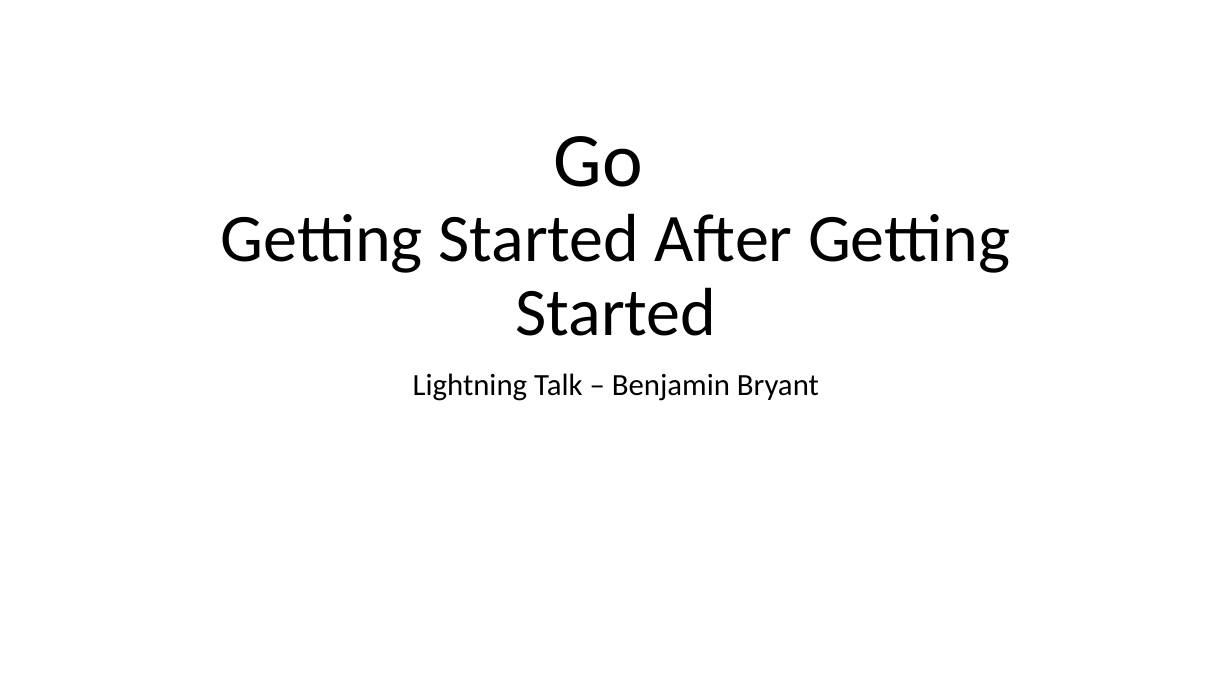
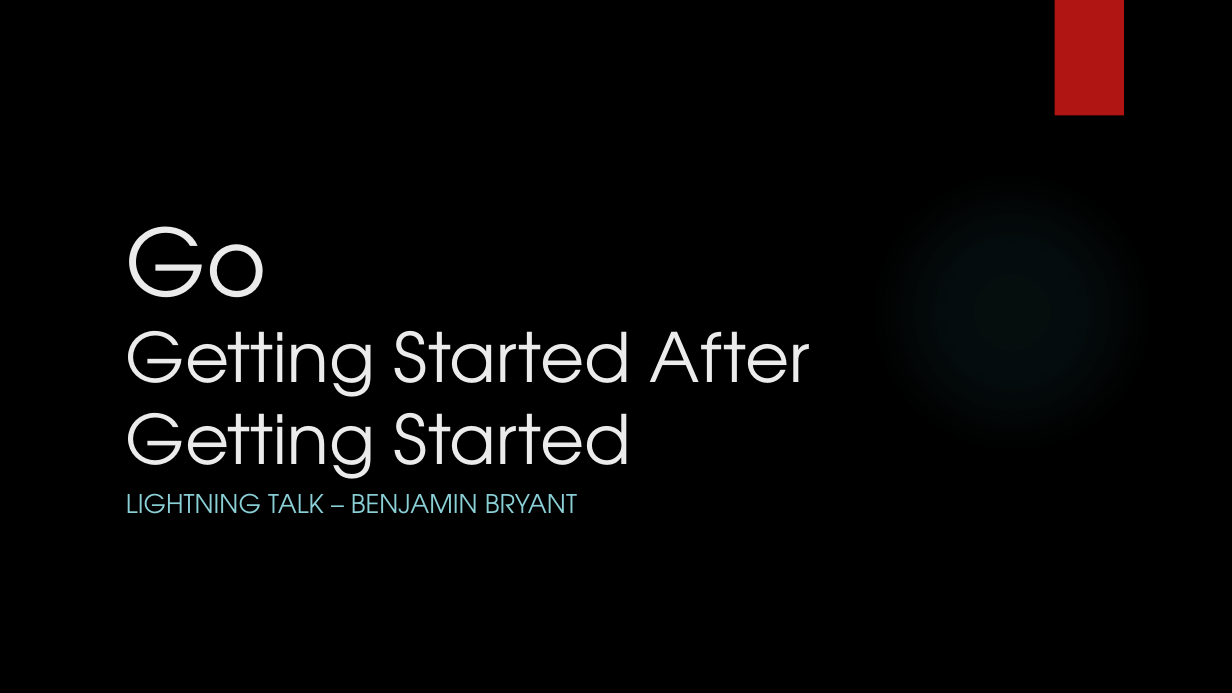
Before and after one commit to jaminologist/GopherLife, a slide deck: slide 1 of GopherLife.pptx. Drawn at 1232x693 pixels with LibreOffice and Linux fonts; fonts in the diff are those of the drawing; background and template pictures are left out. Boxes give left, top, right and bottom in pixels: in the first picture for what was removed or moved away, otherwise in the second. Text is boxed around its words. In the diff, an @@ line names an element or a change of style, - is before the commit and + after.

```diff
--- a/GopherLife.pptx
+++ b/GopherLife.pptx
@@ background #FFFFFF to picture (left out) @@
@@ rectangle added at box(1055, 0, 1124, 116), fill #B01513 @@
@@ title "Go Getting Started After Getting ...": place and size @@
-title "Go Getting Started After Getting ..." at box(221, 136, 1010, 336)
+title "Go Getting Started After Getting ..." at box(126, 226, 810, 496)
@@ title "Go Getting Started After Getting ..." at box(126, 226, 810, 496): size 60 to 72 pt in "Go"; font Calibri to TeX Gyre Adventor, text colour #000000 to #EBEBEB; alignment centre to left; line spacing 0.9 to 1 @@
@@ ellipse added at box(870, 169, 1154, 454), fill gradient #50B9C1 @@
@@ subtitle at box(126, 493, 577, 514): text changed; size 24 to 20 pt; font Calibri to TeX Gyre Adventor; text colour #000000 to #8AD0D6 @@
-Lightning Talk – Benjamin Bryant
+LIGHTNING TALK – BENJAMIN BRYANT
```
Also in this commit, not shown: 11 other slides changed, 10 slides added.
